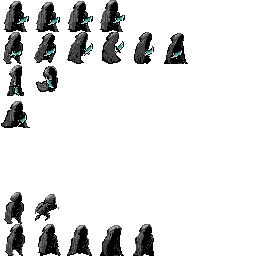
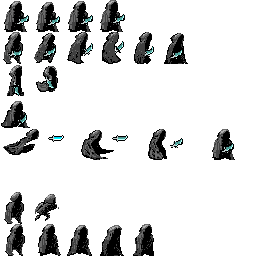
Revision of a layered w=256, h=256 image; what changed, layer by layer:
added layer "Layer 4" above "Dagger" over [221, 143, 234, 153]
painted on "Dagger" over [15, 14, 167, 160]
added layer "Layer 3" above "Idle" over [212, 129, 235, 160]
added layer "Layer 1" above "Layer 2" over [24, 136, 54, 146]
added layer "Layer 2" above "Attack" over [170, 138, 183, 148]
added layer "Attack" above "Other" over [3, 129, 166, 160]
